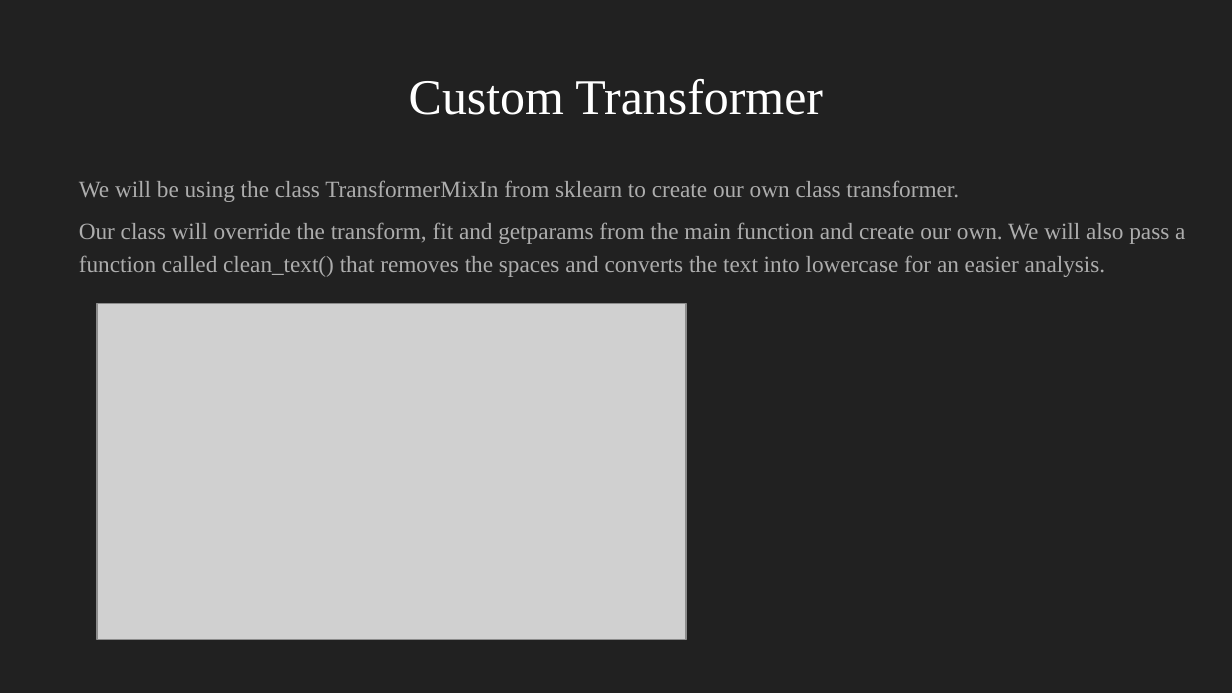
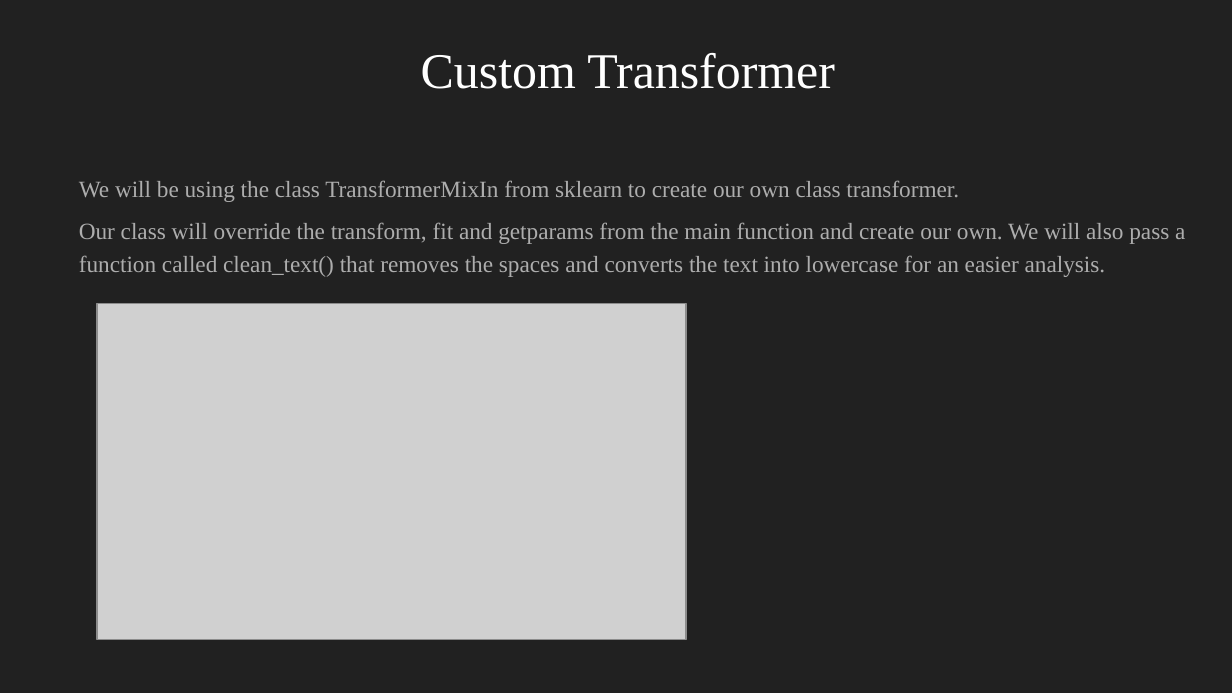
Before and after one commit to AllySike/HSE_BDBMA_Group_Task, a slide deck: slide 7 of Group_HW_Penguin_Isle.pptx. Drawn at 1232x693 pixels with LibreOffice and Linux fonts; fonts in the diff are those of the drawing; grey boxes stand for pictures. Boxes give left, top, right and bottom in pixels: in the first picture for what was removed or moved away, otherwise in the second. Text is boxed around its words. In the diff, an @@ line names an element or a change of style, - is before the commit and + after.

```diff
--- a/Group_HW_Penguin_Isle.pptx
+++ b/Group_HW_Penguin_Isle.pptx
@@ title "Custom Transformer": place and size @@
-title "Custom Transformer" at box(409, 79, 823, 115)
+title "Custom Transformer" at box(421, 53, 835, 89)
```
Also in this commit, not shown: 1 other slide changed, 1 slide added, 1 other file.
